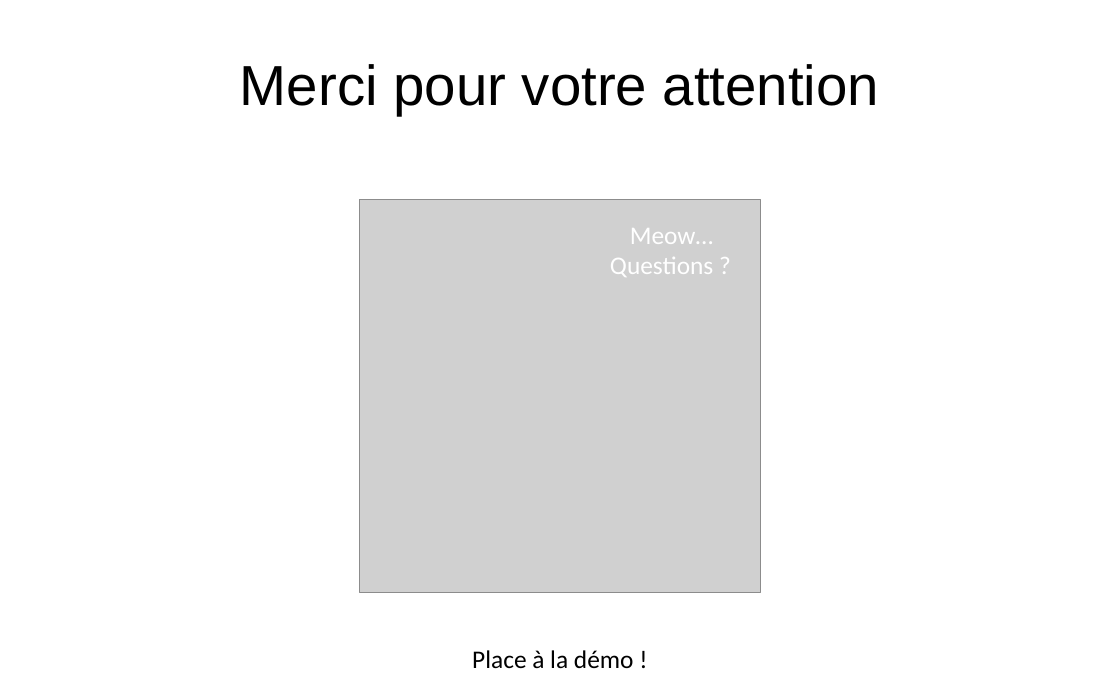
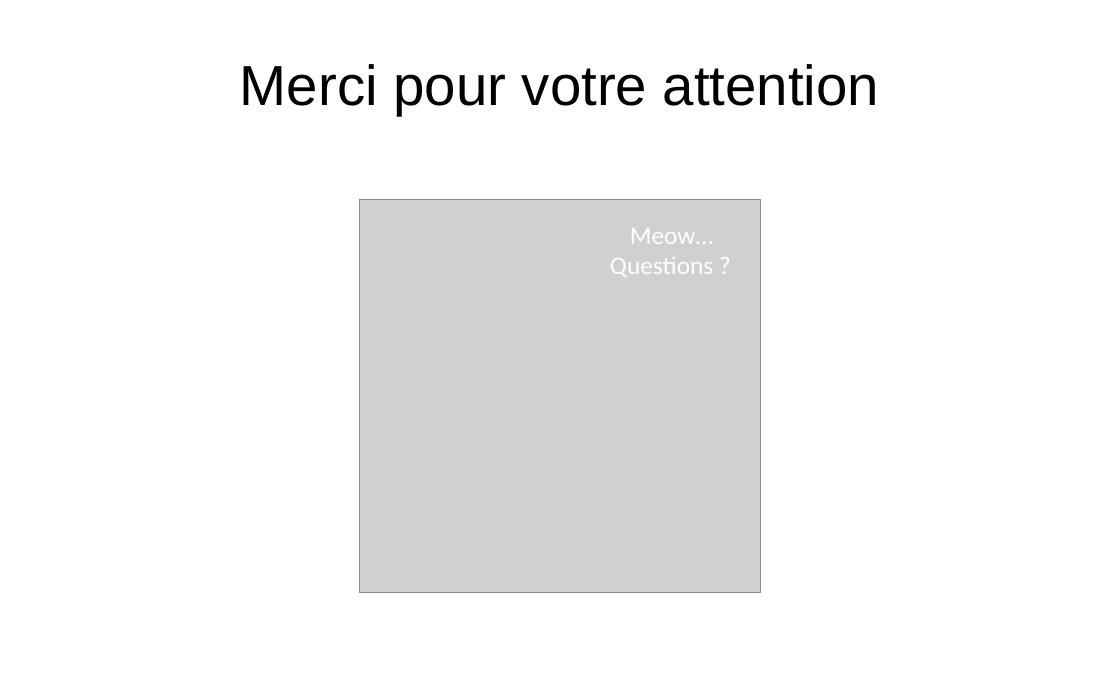
Before and after one commit to edri/ProjetChat2015, a slide deck: slide 11 of Documentation/Présentation/Projet de semestre.pptx (slide 10 before the commit). Drawn at 1120x700 pixels with LibreOffice and Linux fonts; fonts in the diff are those of the drawing; grey boxes stand for pictures; background and template pictures are left out. Boxes give left, top, right and bottom in pixels: in the first picture for what was removed or moved away, otherwise in the second. Text is boxed around its words. In the diff, an @@ line names an element or a change of style, - is before the commit and + after.

```diff
--- a/Documentation/Présentation/Projet de semestre.pptx
+++ b/Documentation/Présentation/Projet de semestre.pptx
@@ text removed at <box>472,650,634,669</box> @@
-Place à la démo !
```
Also in this commit, not shown: 8 other slides changed, 1 slide added, 3 other files.
